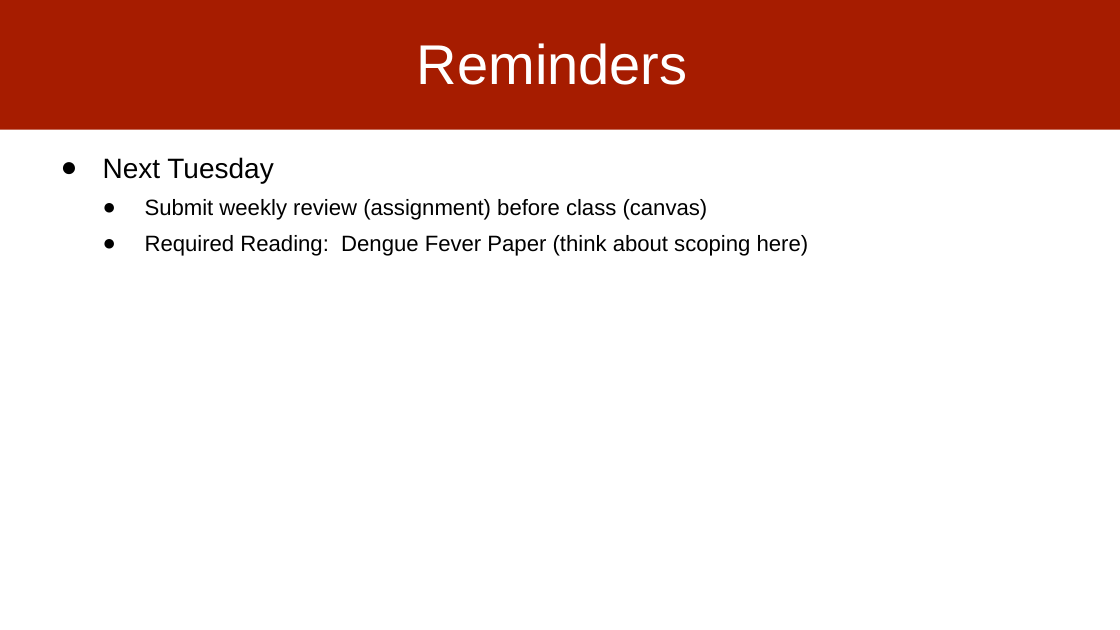
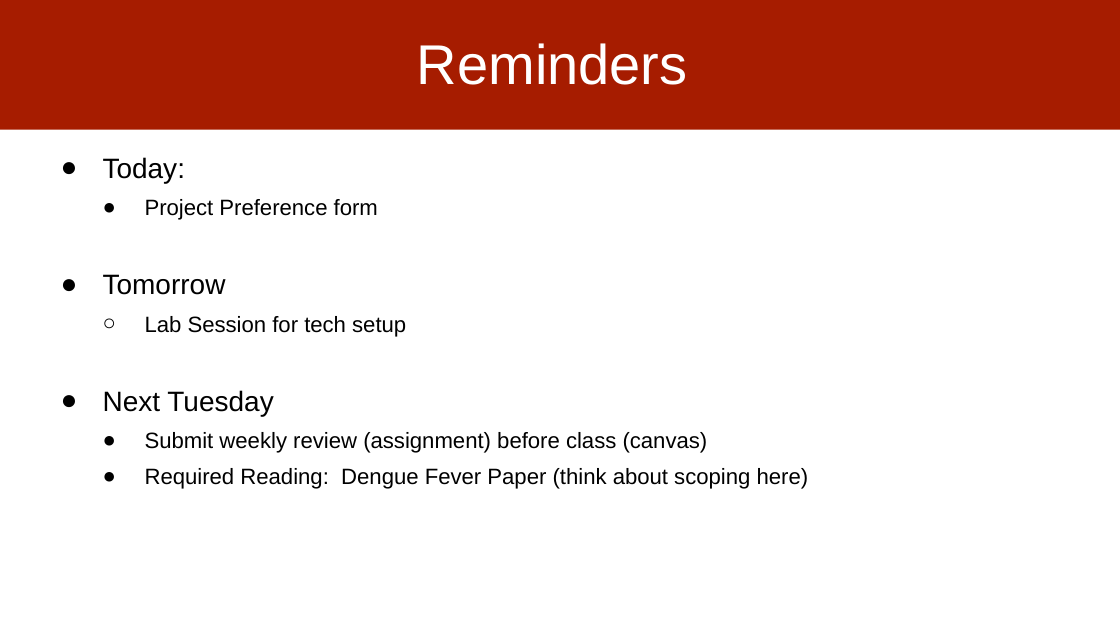
Before and after one commit to dssg/mlforpublicpolicylab, a slide deck: slide 2 of Lectures/02-Scoping.pptx. Drawn at 1120x630 pixels with LibreOffice and Linux fonts; fonts in the diff are those of the drawing. Boxes give left, top, right and bottom in pixels: in the first picture for what was removed or moved away, otherwise in the second. Text is boxed around its words. In the diff, an @@ line names an element or a change of style, - is before the commit and + after.

```diff
--- a/Lectures/02-Scoping.pptx
+++ b/Lectures/02-Scoping.pptx
@@ text at [103, 157, 406, 337]: paragraphs added @@
+● Today:
+  ● Project Preference form
+● Tomorrow
+  ○ Lab Session for tech setup
```
Also in this commit, not shown: 2 other slides changed, 2 slides added.
